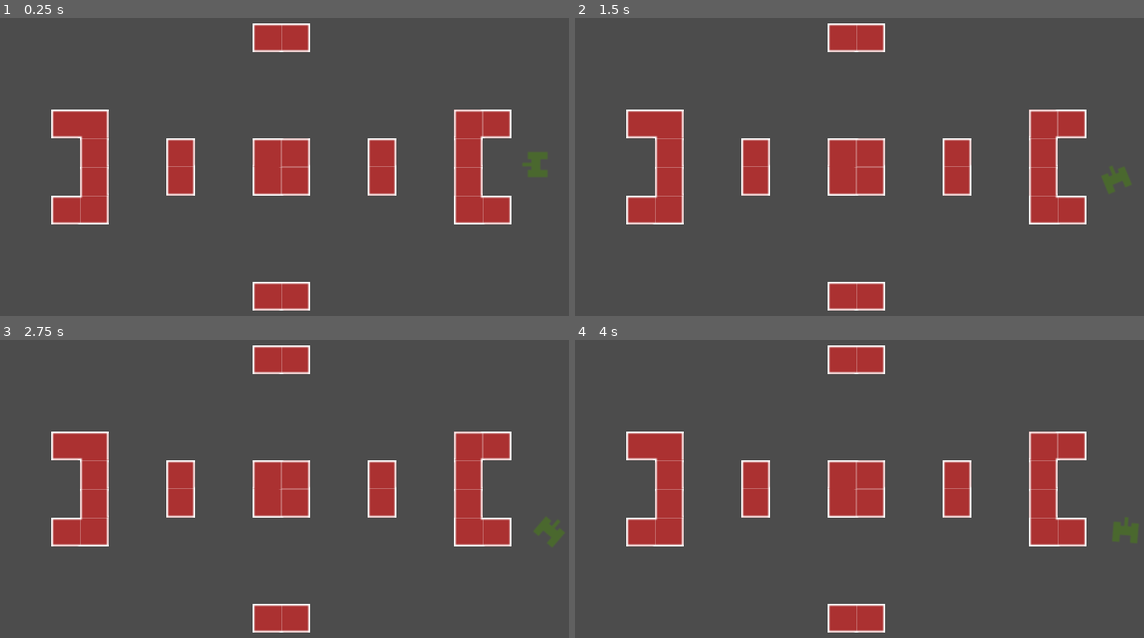
Above: before the commit, frames 1-4 (two rows, left to right).
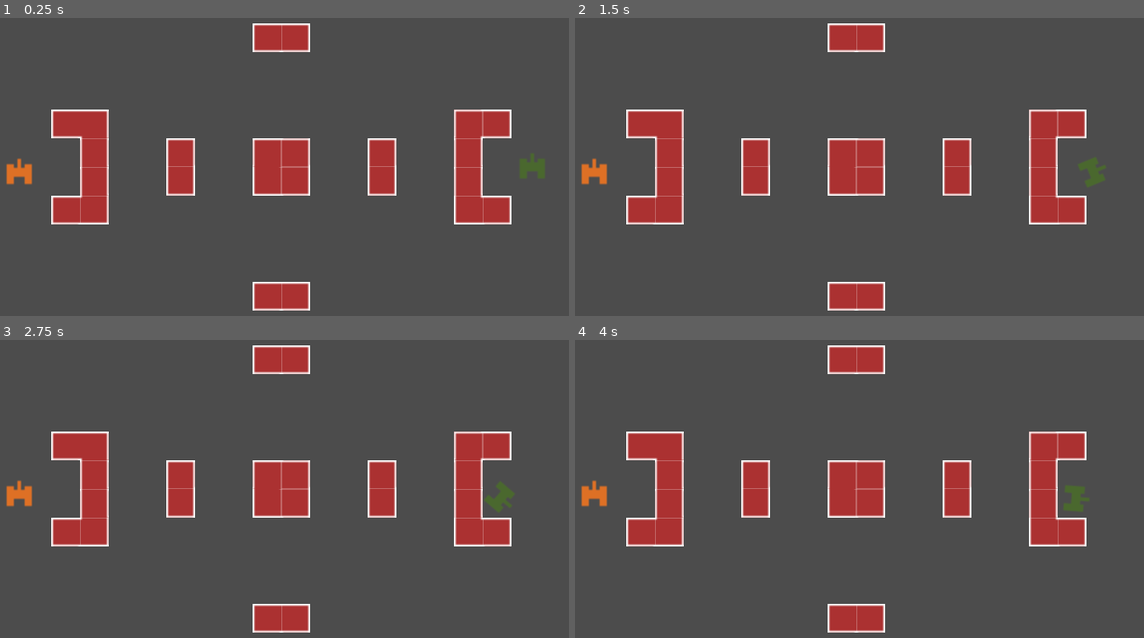
Above: after the commit, the same moments.

Repository: bblodget/TankGame
Game: Godot game, scene res://World.tscn
Same seed, same stepped clock (60 frames per second), same inputs: the game is played once before the commit and once after it.
Inputs:
- Up to frame 1 (0.25 s): no input
- Up to frame 2 (1.5 s): tap Enter at 0.5 s; hold Right (ui_right) 0.53-1.28 s; hold Down (ui_down) from 1.28 s (still down)
- Up to frame 3 (2.75 s): release Down (ui_down) at 2.03 s; hold Right (ui_right) from 2.03 s (still down)
- Up to frame 4 (4 s): release Right (ui_right) at 2.78 s; hold Up (ui_up) 2.78-3.53 s; tap Space at 3.5 s; hold Left (ui_left) from 3.53 s (still down)

The runs differ from the first frame. In frame 1, 0.5% of the frame differs, in the area x 1-97%, y 45-57%; in frame 2, 0.7%; in frame 3, 0.7%, in the area x 1-100%, y 46-70%; in frame 4, 0.7%.

Commit message:
Created an orange tank and green tank.
Independent control.

Diff:
--- /dev/null
+++ b/TankPlayer.gd
@@ -0,0 +1,45 @@
+extends KinematicBody2D
+
+
+# Max speeds
+const FWD_SPEED = 40
+const TURN_SPEED = 90 # degrees per second
+
+
+# Global Vars
+var velocity = Vector2.ZERO
+var heading
+
+# Instance variables
+export var tank_sprite : Texture
+
+export var ui_left : String
+export var ui_right : String
+export var ui_up : String
+export var ui_down : String
+
+func _ready():
+	heading = get_rotation_degrees()
+	print("heading: ", heading)
+	$tank.texture = tank_sprite
+
+func _physics_process(delta):
+	var turn = TURN_SPEED * (Input.get_action_strength(ui_right) - Input.get_action_strength(ui_left))
+
+	heading = heading + (turn * delta)
+
+	if turn != 0:
+		set_rotation_degrees(heading)
+		print("heading: ", heading)
+
+	var fwd = FWD_SPEED * delta * (Input.get_action_strength(ui_down) - Input.get_action_strength(ui_up))
+
+	if fwd !=0:
+		var adj_heading = heading+90
+		velocity.x = fwd * cos(adj_heading * (PI/180))
+		velocity.y = fwd * sin(adj_heading * (PI/180))
+		print("velocity: ", velocity)
+	else:
+		velocity = Vector2.ZERO
+
+	move_and_collide(velocity)
--- /dev/null
+++ b/TankPlayer.tscn
@@ -0,0 +1,21 @@
+[gd_scene load_steps=4 format=2]
+
+[ext_resource path="res://TankPlayer.gd" type="Script" id=1]
+[ext_resource path="res://dg_tank.png" type="Texture" id=2]
+
+[sub_resource type="RectangleShape2D" id=1]
+extents = Vector2( 7.78017, 7.10828 )
+
+[node name="TankPlayer" type="KinematicBody2D"]
+script = ExtResource( 1 )
+__meta__ = {
+"_edit_group_": true
+}
+
+[node name="tank" type="Sprite" parent="."]
+position = Vector2( -0.106995, 0.0492935 )
+texture = ExtResource( 2 )
+
+[node name="CollisionShape2D" type="CollisionShape2D" parent="."]
+position = Vector2( -0.106995, 0.0492935 )
+shape = SubResource( 1 )
--- a/World.tscn
+++ b/World.tscn
@@ -2,7 +2,8 @@
 
 [ext_resource path="res://dg_tank.png" type="Texture" id=1]
 [ext_resource path="res://border_tiles.png" type="Texture" id=2]
-[ext_resource path="res://GreenTank.gd" type="Script" id=3]
+[ext_resource path="res://orange_tank.png" type="Texture" id=3]
+[ext_resource path="res://TankPlayer.tscn" type="PackedScene" id=4]
 
 [sub_resource type="ConvexPolygonShape2D" id=1]
 points = PoolVector2Array( 0, 0, 16, 0, 16, 16, 0, 16 )
@@ -210,9 +211,6 @@
 } ]
 0/z_index = 0
 
-[sub_resource type="RectangleShape2D" id=22]
-extents = Vector2( 7.05204, 7.29448 )
-
 [node name="World" type="Node2D"]
 
 [node name="TileMap" type="TileMap" parent="."]
@@ -221,16 +219,18 @@
 format = 1
 tile_data = PoolIntArray( -1, 0, 131073, -65536, 0, 131076, -65535, 0, 131076, -65534, 0, 131076, -65533, 0, 131076, -6 …(1575 unchanged characters)…
 
-[node name="GreenTank" type="KinematicBody2D" parent="."]
-position = Vector2( 301.078, 94.6326 )
-rotation = 4.71239
-script = ExtResource( 3 )
-__meta__ = {
-"_edit_group_": true
-}
-
-[node name="Sprite" type="Sprite" parent="GreenTank"]
-texture = ExtResource( 1 )
-
-[node name="CollisionShape2D" type="CollisionShape2D" parent="GreenTank"]
-shape = SubResource( 22 )
+[node name="Tank1" parent="." instance=ExtResource( 4 )]
+position = Vector2( 299.694, 95.3571 )
+tank_sprite = ExtResource( 1 )
+ui_left = "ui_p1_left"
+ui_right = "ui_p1_right"
+ui_up = "ui_p1_up"
+ui_down = "ui_p1_down"
+
+[node name="Tank2" parent="." instance=ExtResource( 4 )]
+position = Vector2( 14.3036, 98.4222 )
+tank_sprite = ExtResource( 3 )
+ui_left = "ui_p2_left"
+ui_right = "ui_p2_right"
+ui_up = "ui_p2_up"
+ui_down = "ui_p2_down"
--- a/project.godot
+++ b/project.godot
@@ -27,6 +27,49 @@
 window/size/test_height=768
 window/stretch/mode="2d"
 
+[input]
+
+ui_p1_left={
+"deadzone": 0.5,
+"events": [ Object(InputEventKey,"resource_local_to_scene":false,"resource_name":"","device":0,"alt":false,"shift":false,"control":false,"meta":false,"command":false,"pressed":false,"scancode":16777231,"unicode":0,"echo":false,"script":null)
+ ]
+}
+ui_p1_right={
+"deadzone": 0.5,
+"events": [ Object(InputEventKey,"resource_local_to_scene":false,"resource_name":"","device":0,"alt":false,"shift":false,"control":false,"meta":false,"command":false,"pressed":false,"scancode":16777233,"unicode":0,"echo":false,"script":null)
+ ]
+}
+ui_p1_up={
+"deadzone": 0.5,
+"events": [ Object(InputEventKey,"resource_local_to_scene":false,"resource_name":"","device":0,"alt":false,"shift":false,"control":false,"meta":false,"command":false,"pressed":false,"scancode":16777232,"unicode":0,"echo":false,"script":null)
+ ]
+}
+ui_p1_down={
+"deadzone": 0.5,
+"events": [ Object(InputEventKey,"resource_local_to_scene":false,"resource_name":"","device":0,"alt":false,"shift":false,"control":false,"meta":false,"command":false,"pressed":false,"scancode":16777234,"unicode":0,"echo":false,"script":null)
+ ]
+}
+ui_p2_left={
+"deadzone": 0.5,
+"events": [ Object(InputEventKey,"resource_local_to_scene":false,"resource_name":"","device":0,"alt":false,"shift":false,"control":false,"meta":false,"command":false,"pressed":false,"scancode":65,"unicode":0,"echo":false,"script":null)
+ ]
+}
+ui_p2_right={
+"deadzone": 0.5,
+"events": [ Object(InputEventKey,"resource_local_to_scene":false,"resource_name":"","device":0,"alt":false,"shift":false,"control":false,"meta":false,"command":false,"pressed":false,"scancode":68,"unicode":0,"echo":false,"script":null)
+ ]
+}
+ui_p2_up={
+"deadzone": 0.5,
+"events": [ Object(InputEventKey,"resource_local_to_scene":false,"resource_name":"","device":0,"alt":false,"shift":false,"control":false,"meta":false,"command":false,"pressed":false,"scancode":87,"unicode":0,"echo":false,"script":null)
+ ]
+}
+ui_p2_down={
+"deadzone": 0.5,
+"events": [ Object(InputEventKey,"resource_local_to_scene":false,"resource_name":"","device":0,"alt":false,"shift":false,"control":false,"meta":false,"command":false,"pressed":false,"scancode":83,"unicode":0,"echo":false,"script":null)
+ ]
+}
+
 [rendering]
 
 environment/default_environment="res://default_env.tres"
Binary file added: orange_tank.png
